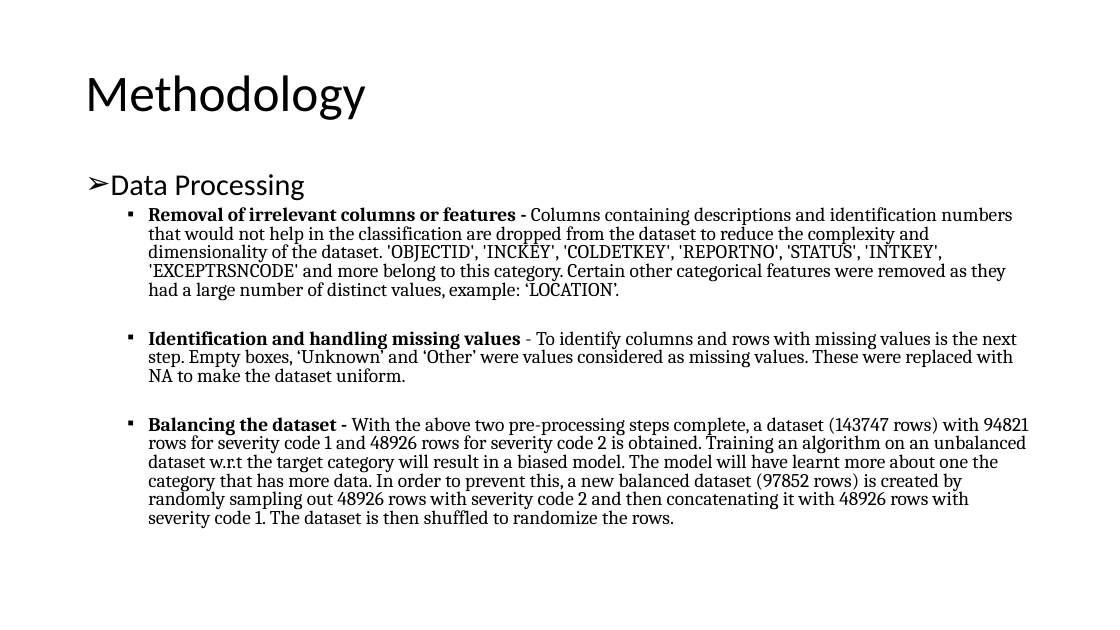
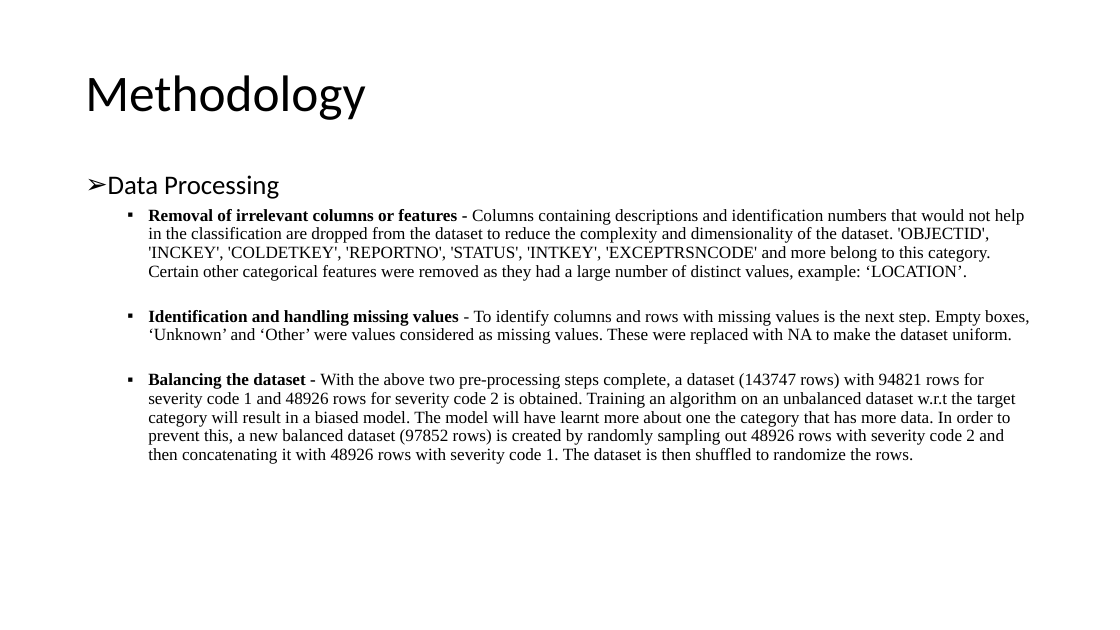
Before and after one commit to omar00070/Coursera_Capstone, a slide deck: slide 6 of Presentation - Car Accident Severity Prediction.pptx. Drawn at 1120x630 pixels with LibreOffice and Linux fonts; fonts in the diff are those of the drawing. Boxes give left, top, right and bottom in pixels: in the first picture for what was removed or moved away, otherwise in the second. Text is boxed around its words. In the diff, an @@ line names an element or a change of style, - is before the commit and + after.

```diff
--- a/Presentation - Car Accident Severity Prediction.pptx
+++ b/Presentation - Car Accident Severity Prediction.pptx
@@ text "Data Processing" at (x1=108, y1=175, x2=1029, y2=464): size 25.9 to 23 pt in "Data Processing"; size 16.6 to 14.8 pt, font Cambria to Times New Roman; line spacing 0.8 to 0.9 @@
```
Also in this commit, not shown: 8 other slides changed, 1 other file.
